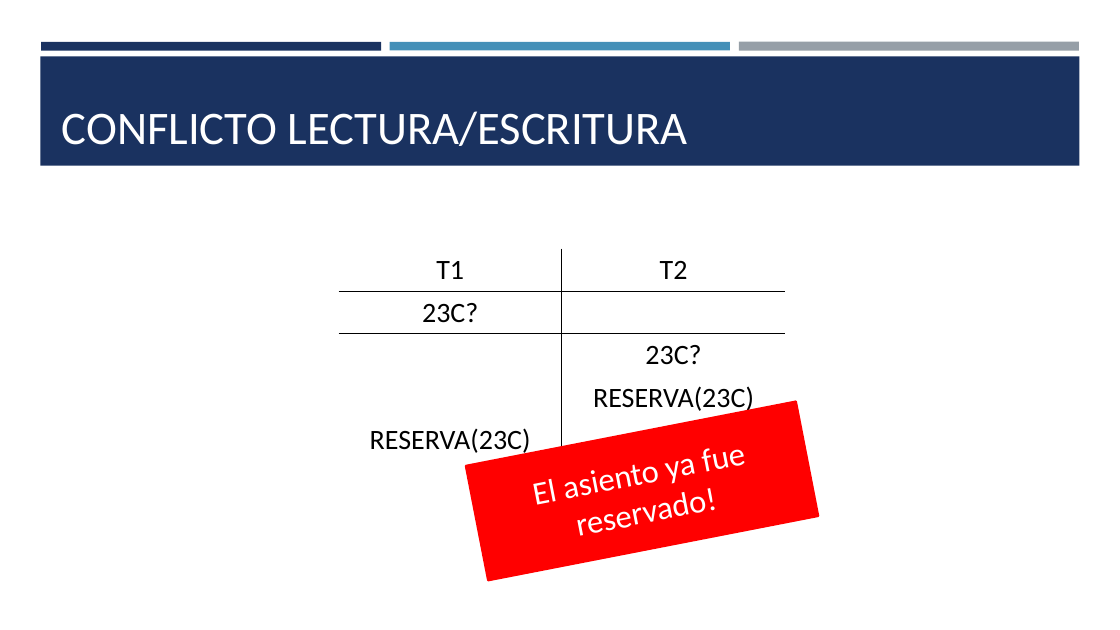
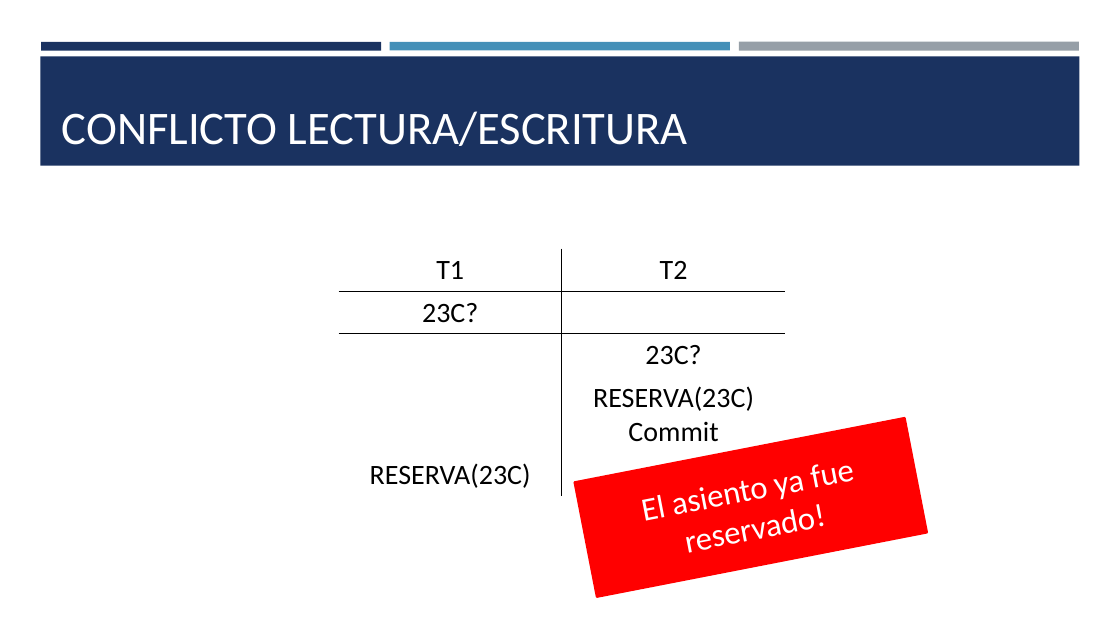
Before and after one commit to scferrada/academic-kickstart, a slide deck: slide 17 of static/pptx/transaccionesI.pptx. Drawn at 1120x630 pixels with LibreOffice and Linux fonts; fonts in the diff are those of the drawing. Boxes give left, top, right and bottom in pixels: in the first picture for what was removed or moved away, otherwise in the second. Text is boxed around its words. In the diff, an @@ line names an element or a change of style, - is before the commit and + after.

```diff
--- a/static/pptx/transaccionesI.pptx
+++ b/static/pptx/transaccionesI.pptx
@@ table at bbox=[339, 249, 786, 492] @@
-row 4, column 2: RESERVA(23C)
+row 4, column 2: RESERVA(23C) / Commit
@@ rectangle "El asiento ya fue reservado!": place and size @@
-rectangle "El asiento ya fue reservado!" at bbox=[466, 402, 819, 581]
+rectangle "El asiento ya fue reservado!" at bbox=[575, 418, 928, 597]
```
Also in this commit, not shown: 5 other slides changed, 1 slide added, 1 other file.
